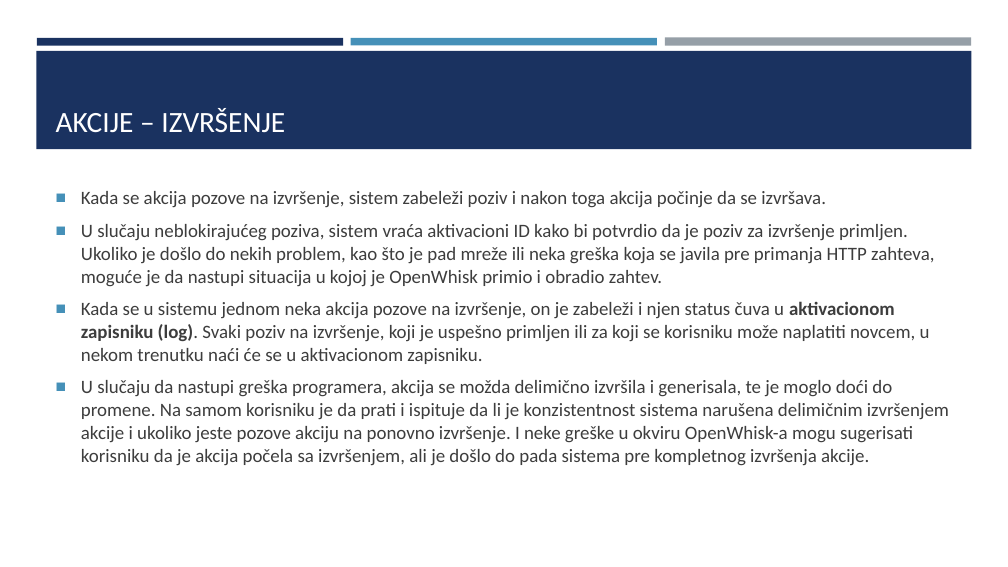
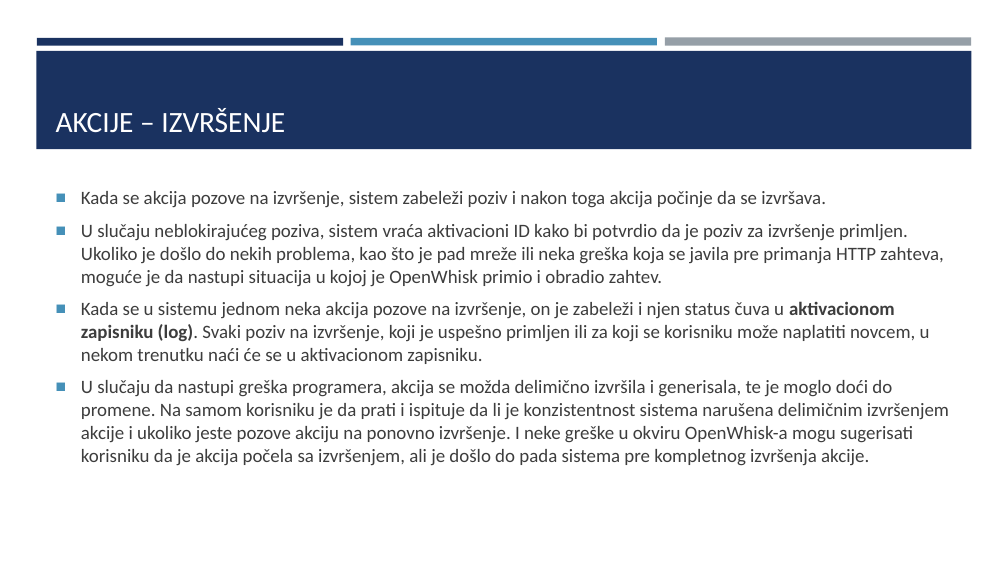
Before and after one commit to sssteeefaaan/SOA-Projekat, a slide deck: slide 11 of Seminarski rad/openwhisk.pptx. Drawn at 1008x567 pixels with LibreOffice and Linux fonts; fonts in the diff are those of the drawing. Boxes give left, top, right and bottom in pixels: in the first picture for what was removed or moved away, otherwise in the second. Text is boxed around its words. In the diff, an @@ line names an element or a change of style, - is before the commit and + after.

```diff
--- a/Seminarski rad/openwhisk.pptx
+++ b/Seminarski rad/openwhisk.pptx
@@ text at bbox=[81, 224, 943, 287]: text changed @@
-■ U slučaju neblokirajućeg poziva, sistem vraća aktivacioni ID kako bi potvrdio da je poziv za izvršenje primljen. Ukoliko je došlo do nekih problem, kao što je pad mreže ili neka greška koja se javila pre primanja HTTP zahteva, moguće je da nastupi situacija u kojoj je OpenWhisk primio i obradio zahtev.
+■ U slučaju neblokirajućeg poziva, sistem vraća aktivacioni ID kako bi potvrdio da je poziv za izvršenje primljen. Ukoliko je došlo do nekih problema, kao što je pad mreže ili neka greška koja se javila pre primanja HTTP zahteva, moguće je da nastupi situacija u kojoj je OpenWhisk primio i obradio zahtev.
```
Also in this commit, not shown: 4 other slides changed, 35 other files.
